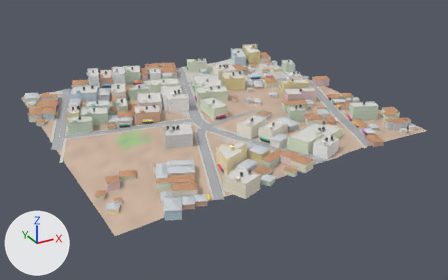
Before and after pictures for a commit that changed the glTF model city/hi/t_-1_2.glb.
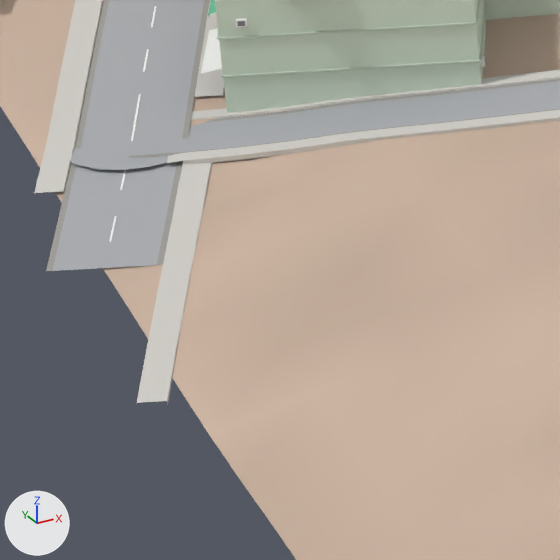
The first picture shows the older version from a 50 mm lens placed at (-353.0, 198.0, 220.0), pointed at (-119.0, 623.0, 7.0). The close-ups show the older and then the newer version on the part from 10% to 22% of the width and 44% to 64% of the height of that picture. Only the edits that show in the close-ups are written down. The lights are fixed; the arrows at lower left show +X, +Y and +Z. Vertices at exactly the same position are counted once.

In view in the first close-up: 'Buildings-col', 'Details', 'Roads-col', 'Sidewalks-col', 'Terrain-col'.
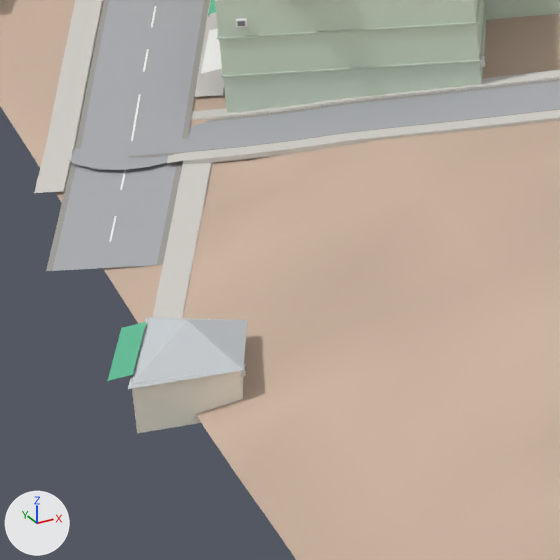
Location of each change, (x1, y1, x2, y2) in pixels of the close-ups (560 x 560 px):
'Buildings-col', reshaped
    before: (215, 0, 560, 113)
    after: (128, 0, 560, 433)
'Details', reshaped
    before: (201, 0, 486, 78)
    after: (107, 0, 486, 384)
part 1 of me_buildings_col, added
    after: (128, 317, 247, 433)
part 2 of me_details, added (green)
    after: (108, 322, 146, 381)

The change, as a list of edits to the scene's bpy script:
```text
Change me_buildings_col:
    used by ob_buildings_col; location = (0.0, 0.0, 0.0)
    remove me_buildings_col.from_pydata(...)  # 2054 vertices, 2404 faces; spans x -263.0..8.0, y 503.0..777.0, z 17.0..44.0
    add me_buildings_col.from_pydata(...)  # 2067 vertices, 2418 faces; spans x -263.0..8.0, y 503.0..777.0, z 17.0..44.0
    me_buildings_col part 1: 13 vertices added at x -261.0..-250.0, y 619.0..631.0, z 18.0..24.0
    other edits to the shape of me_buildings_col do not show in these pictures
Change me_details:
    used by ob_details; location = (0.0, 0.0, 0.0)
    remove me_details.from_pydata(...)  # 12029 vertices, 19220 faces; spans x -262.0..8.0, y 503.0..777.0, z 21.0..47.0
    add me_details.from_pydata(...)  # 12193 vertices, 19424 faces; spans x -262.0..8.0, y 503.0..777.0, z 19.0..47.0
    me_details part 2: the loose piece of 4 vertices spanning x -242.0..-237.0, y 665.0..674.0, z 25.0..26.0 is copied, and the copy is moved by (-19.0, -44.0, -4.0); it spans x -261.0..-257.0, y 621.0..630.0, z 22.0
    other edits to the shape of me_details do not show in these pictures
```
